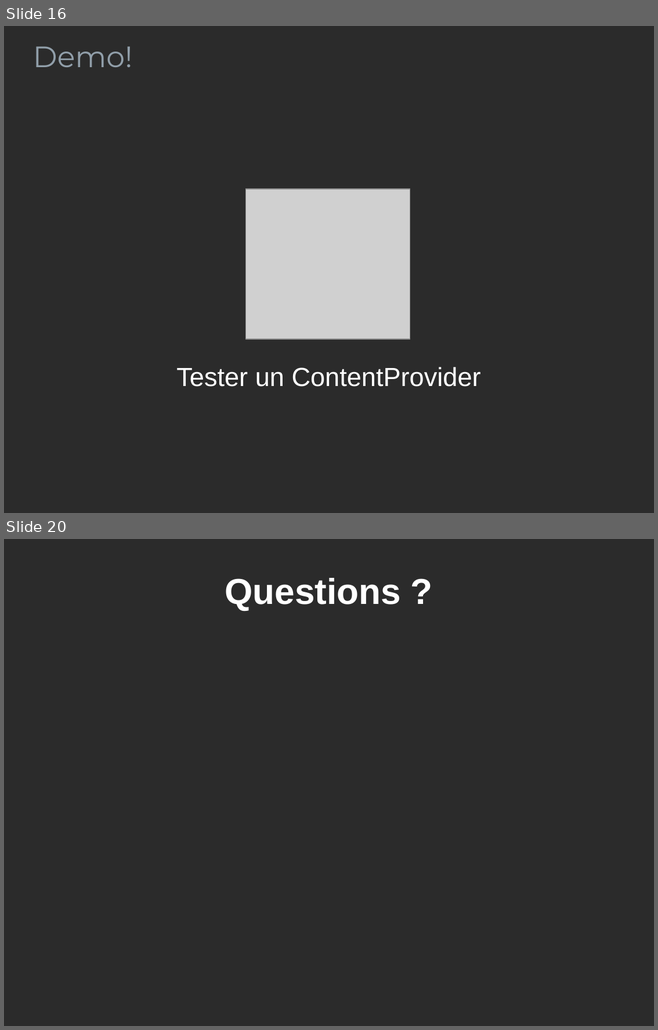
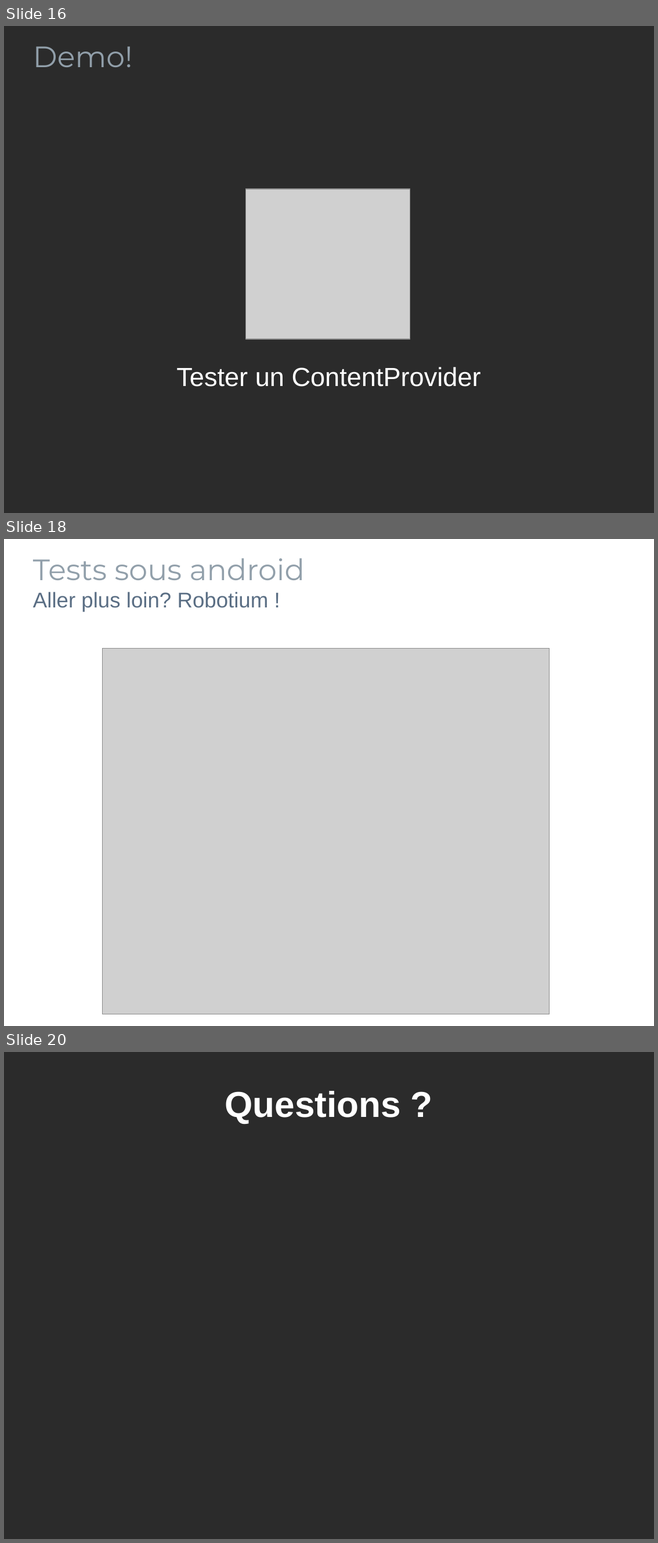
Before and after one commit to pbreault/TestsOnAndroid, a slide deck: Presentation.odp. Shown one above the other, each under a label of ours: slides 16 and 20 before the commit, slides 16, 18 and 20 after it; the slides between them are not shown. The pictures are 658x1030 and 658x1543 pixels, drawn with LibreOffice and Linux fonts; fonts in the diff are those of the drawing; grey boxes stand for pictures; background and template pictures are left out; a plain dark background stands for a picture behind light text. Boxes give left, top, right and bottom in pixels: in the first picture for what was removed or moved away, otherwise in the second. Text is boxed around its words. In the diff, an @@ line names an element or a change of style, - is before the commit and + after.

Commit message:
added section on robotium

```diff
--- a/Presentation.odp
+++ b/Presentation.odp
@@ slide 18 added at bbox=[4, 539, 654, 1026], background picture (left out) @@
@@ text added at bbox=[33, 558, 304, 611], 26 pt, text #5A6E84 @@
+Tests sous android
+Aller plus loin? Robotium !
@@ picture added at bbox=[103, 649, 549, 1015] @@
```
Also in this commit, not shown: 4 slides changed, 1 other slide added, 2 slides removed, 1 other file.
